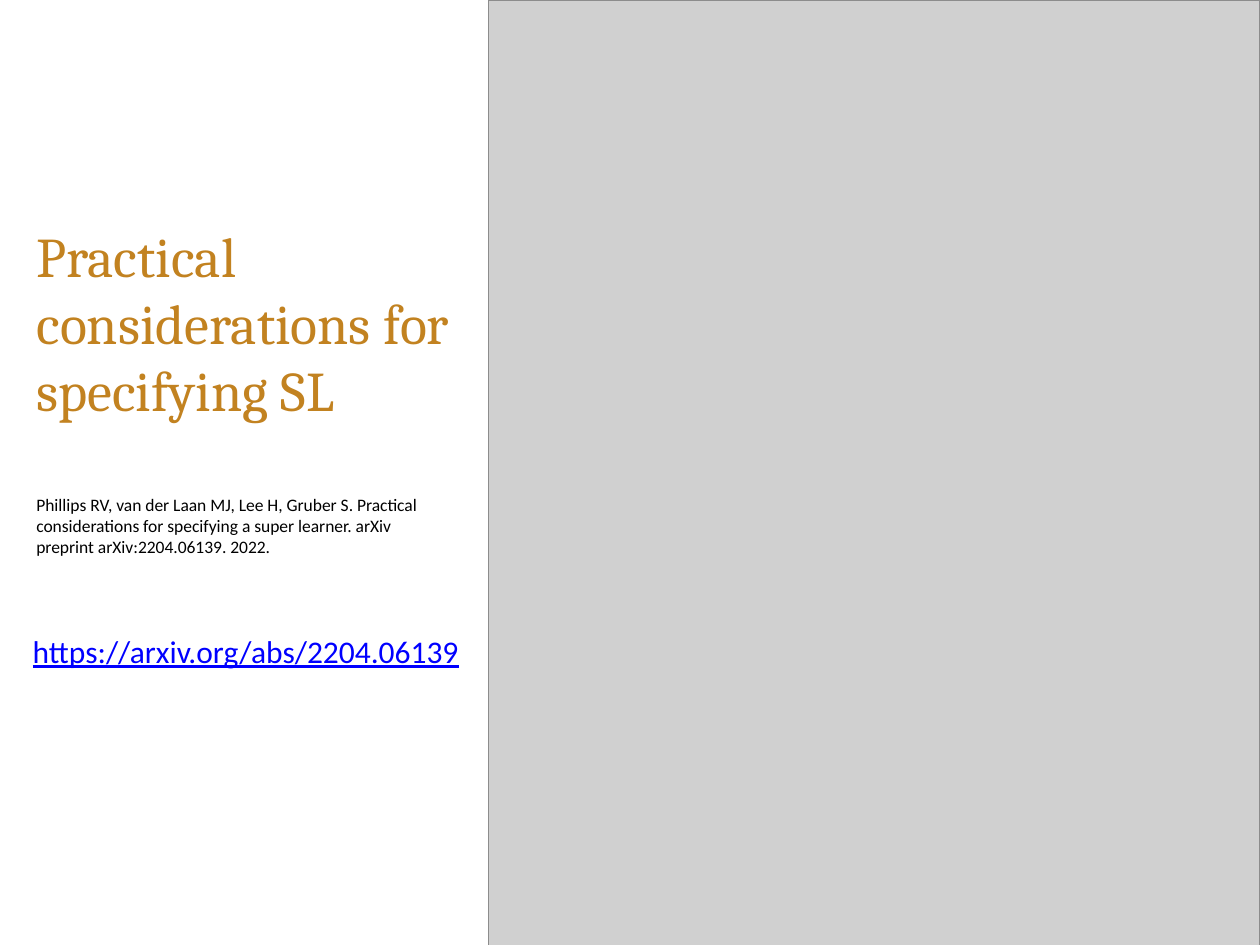
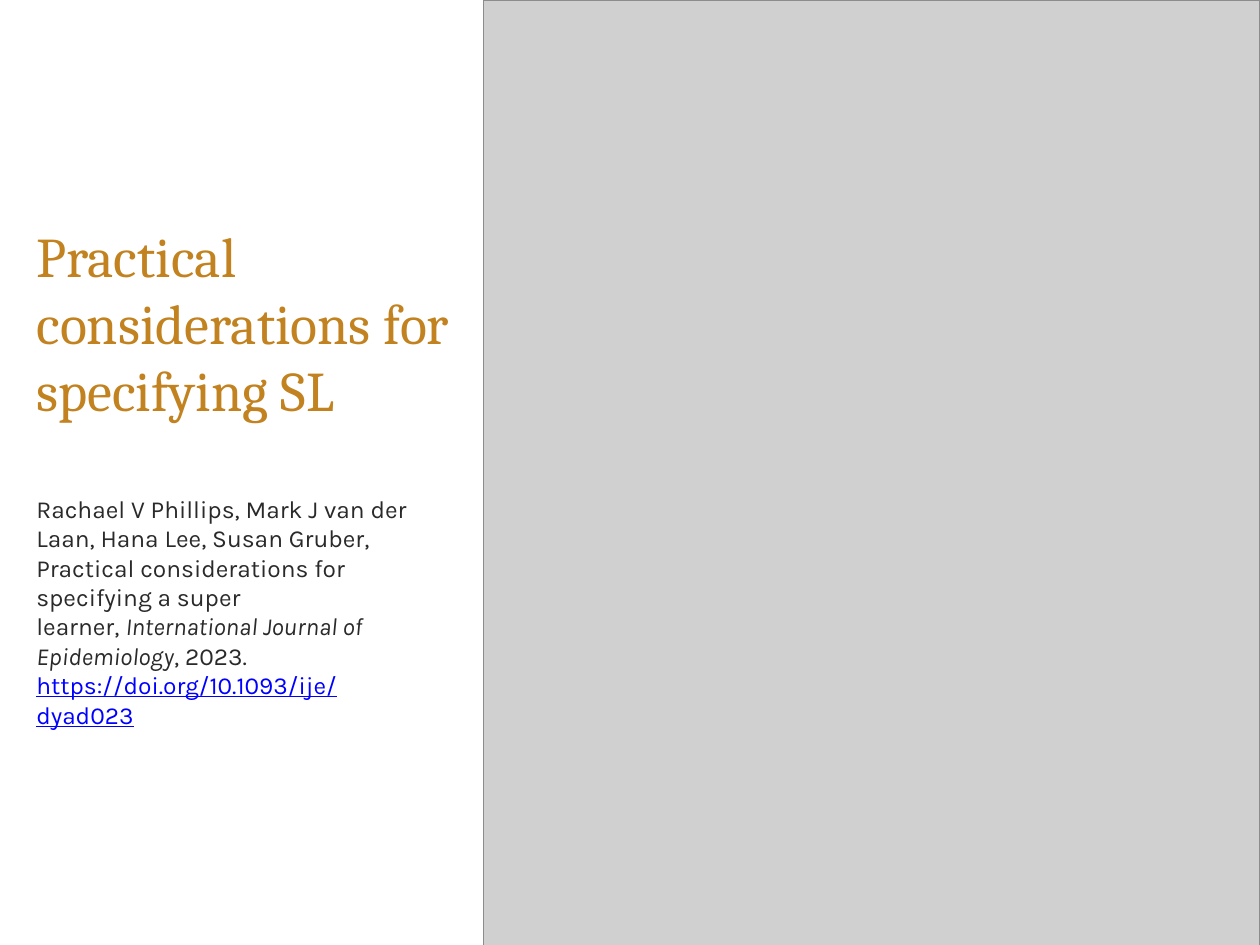
Before and after one commit to tlverse/enar2023-workshop, a slide deck: slide 17 of slides/SL.pptx (slide 22 before the commit). Drawn at 1260x945 pixels with LibreOffice and Linux fonts; fonts in the diff are those of the drawing; grey boxes stand for pictures; background and template pictures are left out. Boxes give left, top, right and bottom in pixels: in the first picture for what was removed or moved away, otherwise in the second. Text is boxed around its words. In the diff, an @@ line names an element or a change of style, - is before the commit and + after.

```diff
--- a/slides/SL.pptx
+++ b/slides/SL.pptx
@@ picture: place and size @@
-picture at [489, 0, 1260, 945]
+picture at [484, 0, 1260, 945]
@@ text at [36, 501, 407, 700]: text changed; size 10 to 14 pt; font Calibri to Karla; text colour #000000 to #2A2A2A @@
-Phillips RV, van der Laan MJ, Lee H, Gruber S. Practical considerations for specifying a super learner. arXiv preprint arXiv:2204.06139. 2022.
+Rachael V Phillips, Mark J van der Laan, Hana Lee, Susan Gruber, Practical considerations for specifying a super learner, International Journal of Epidemiology, 2023.
+https://doi.org/10.1093/ije/dyad023
@@ text removed at [33, 641, 459, 669] @@
-https://arxiv.org/abs/2204.06139
```
Also in this commit, not shown: 4 other slides changed, 13 slides removed, 1 other file.
